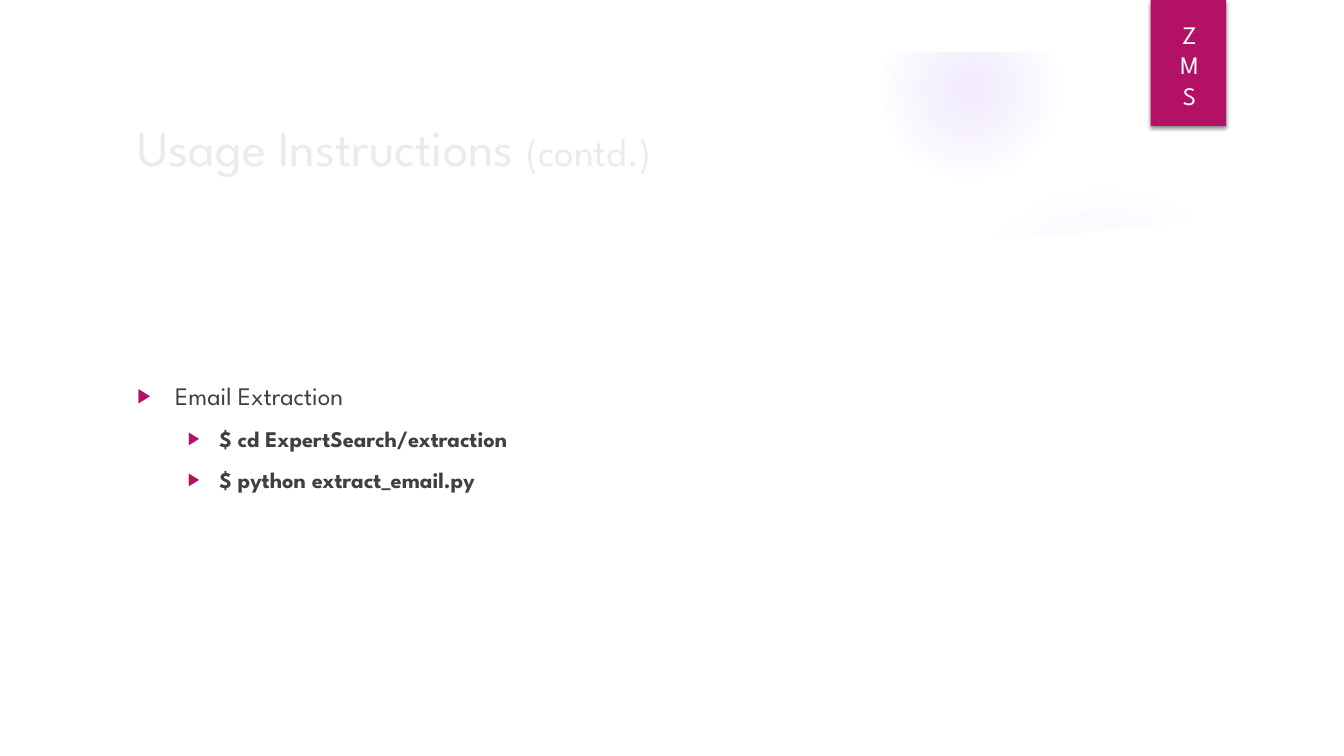
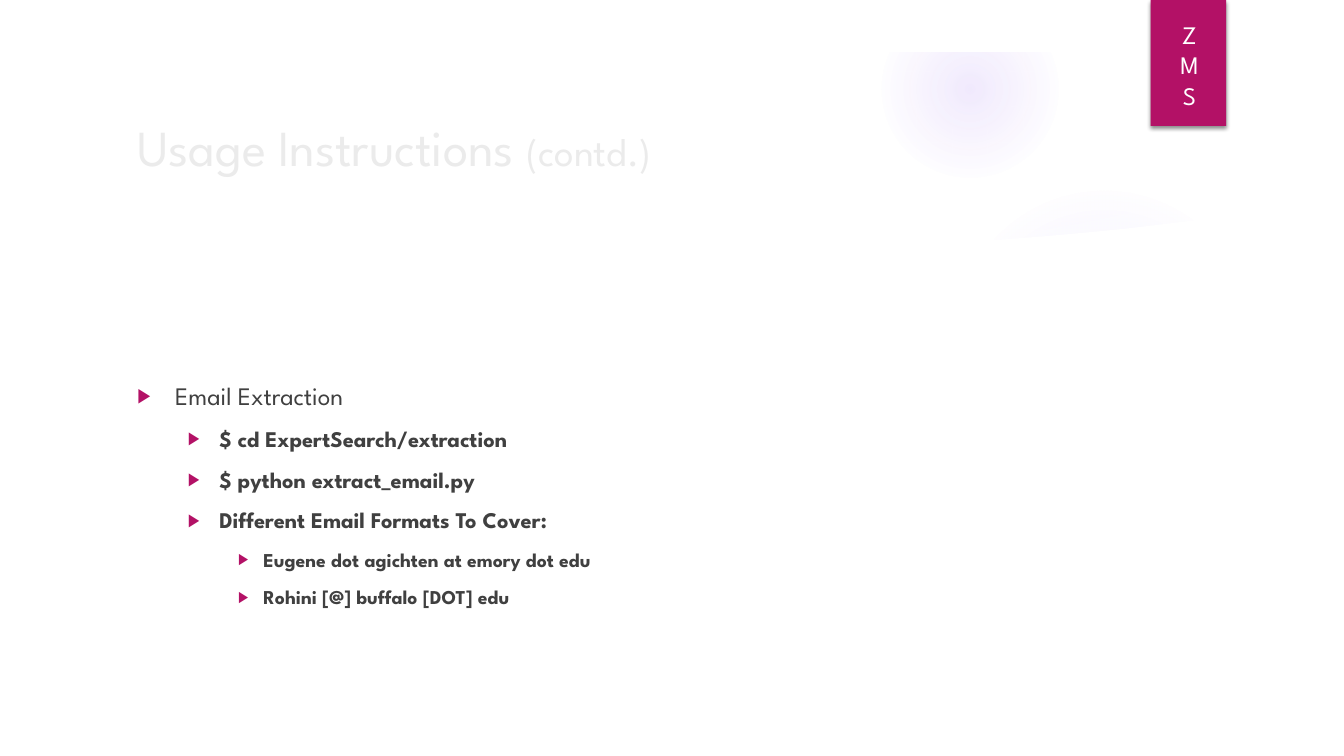
Before and after one commit to guhaindranil83/CS410Project, a slide deck: slide 10 of Tutorial Presentation - Improved ExpertSearch.pptx. Drawn at 1344x756 pixels with LibreOffice and Linux fonts; fonts in the diff are those of the drawing; background and template pictures are left out. Boxes give left, top, right and bottom in pixels: in the first picture for what was removed or moved away, otherwise in the second. Text is boxed around its words. In the diff, an @@ line names an element or a change of style, - is before the commit and + after.

Commit message:
Presentation : Email extraction details

```diff
--- a/Tutorial Presentation - Improved ExpertSearch.pptx
+++ b/Tutorial Presentation - Improved ExpertSearch.pptx
@@ text at (x1=219, y1=512, x2=590, y2=608): paragraphs added @@
+  ▶ Different Email Formats To Cover:
+    ▶ Eugene dot agichten at emory dot edu
+    ▶ Rohini [@] buffalo [DOT] edu
```
